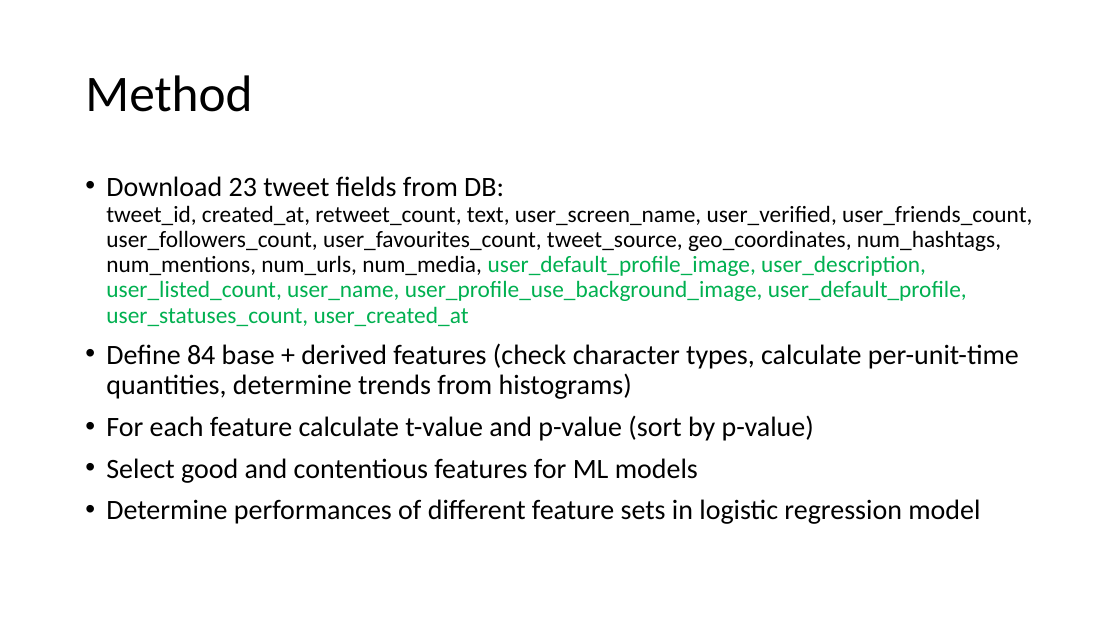
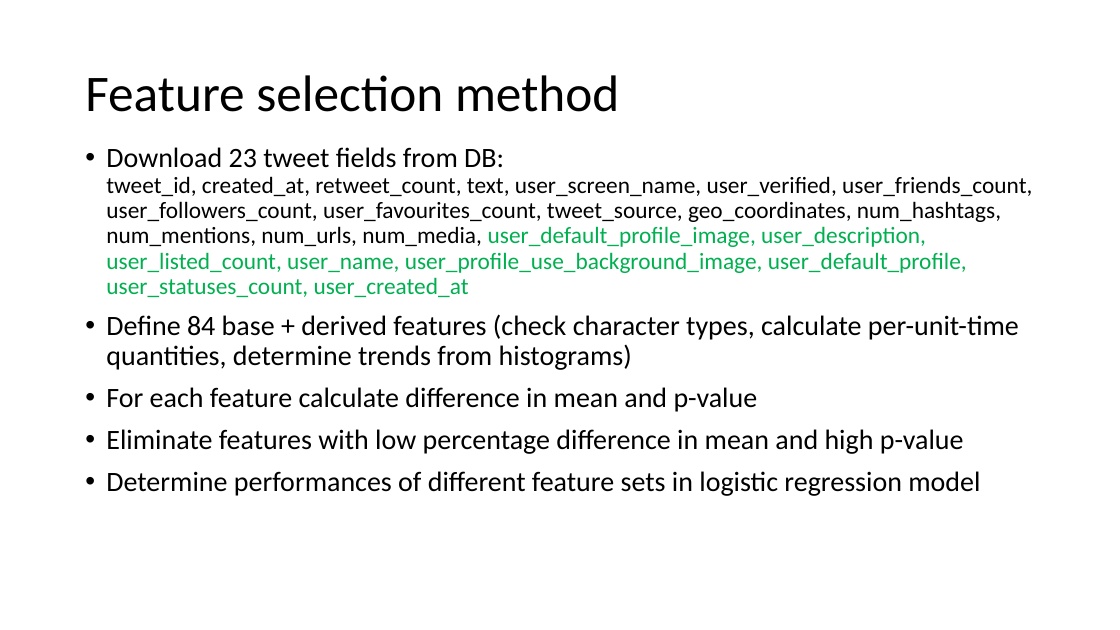
Before and after one commit to marianlonga/FakeNews, a slide deck: slide 5 of Fake News Progress Report.pptx (slide 2 before the commit). Drawn at 1120x630 pixels with LibreOffice and Linux fonts; fonts in the diff are those of the drawing. Boxes give left, top, right and bottom in pixels: in the first picture for what was removed or moved away, otherwise in the second. Text is boxed around its words. In the diff, an @@ line names an element or a change of style, - is before the commit and + after.

```diff
--- a/Fake News Progress Report.pptx
+++ b/Fake News Progress Report.pptx
@@ title at [85,75,619,112]: text changed @@
-Method
+Feature selection method
@@ text "Download 23 tweet fields from ...": place and size @@
-text "Download 23 tweet fields from ..." at [106,176,1032,524]
+text "Download 23 tweet fields from ..." at [106,147,1032,496]
@@ text at [106,387,964,454]: text changed @@
-• For each feature calculate t-value and p-value (sort by p-value)
-• Select good and contentious features for ML models
+• For each feature calculate difference in mean and p-value
+• Eliminate features with low percentage difference in mean and high p-value
```
Also in this commit, not shown: 8 other slides changed, 13 slides added, 3 slides removed, 4 other files.
